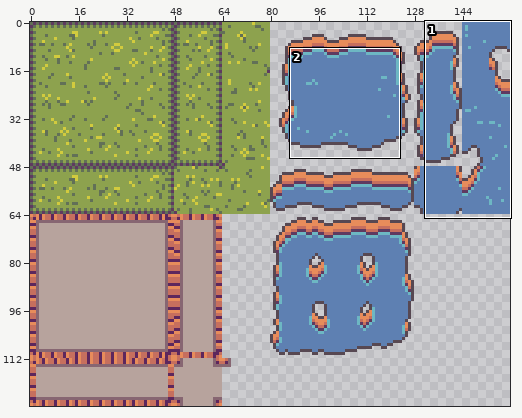
One commit to this sprite sheet: assets/sprites/tilesets/autumn/tileset_garden_floors.png. Above, an overview of the earlier version with the close-up marked.
Close-up. Old version:
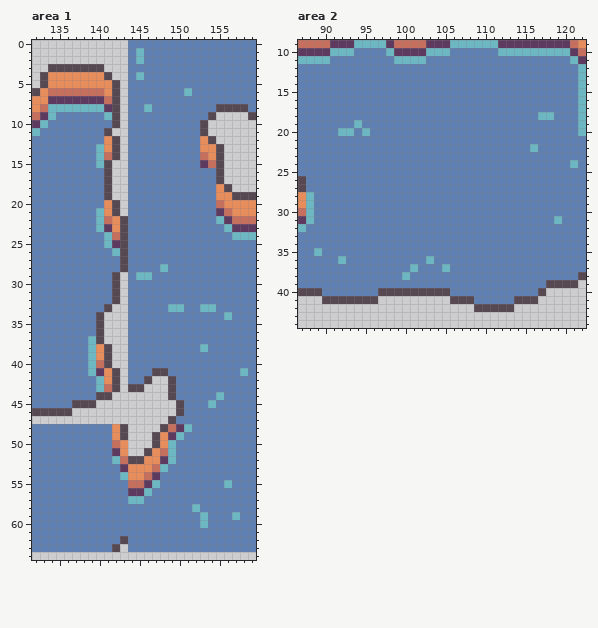
The file is 160x128 pixels. Shown: area 1: x 132..159, y 0..64; area 2: x 87..122, y 9..44.
Now the later version:
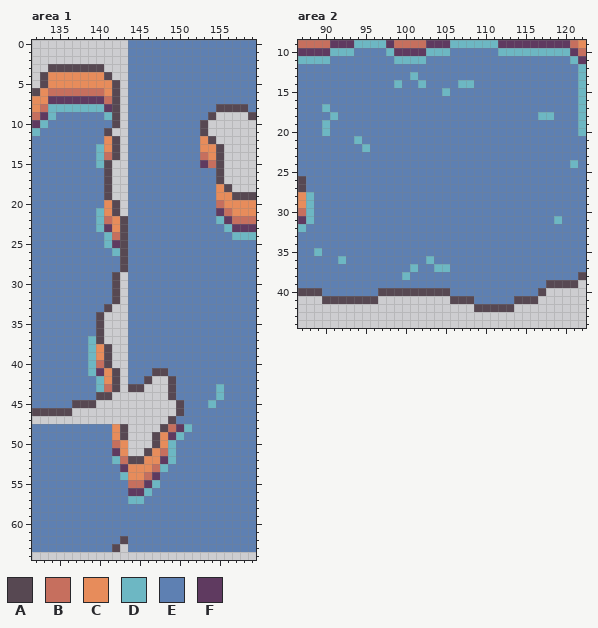
Palette (. is transparent): A #574852  B #c66f5e  C #e78c5b  D #6db7c3  E #5e80b2  F #5f3a60
From old to new:
Area 1:
The edit turns colour E into colour D in row 43 at x 155.
The edit turns colour D into colour E in rows 1 to 2 at x 145; in row 4 at x 145; in row 6 at x 151; in row 8 at x 146; in row 28 at x 148; in row 29 at x 145 to 146.
The edit turns colour D into colour E in row 33 at x 149 to 150 and 153 to 154; in row 34 at x 156; in row 38 at x 153; in row 41 at x 158; in row 55 at x 156; in row 58 at x 152.
The edit turns colour D into colour E in row 59 at x 153 and 157; in row 60 at x 153.
Area 2:
The edit turns colour E into colour D in row 13 at x 101; in row 14 at x 99, 102 and 107 to 108; in row 15 at x 105; in row 17 at x 90; in row 18 at x 91; in rows 19 to 20 at x 90.
The edit turns colour E into colour D in row 21 at x 94; in row 22 at x 95; in row 37 at x 104.
The edit turns colour D into colour E in row 19 at x 94; in row 20 at x 92 to 93 and 95; in row 22 at x 116.
